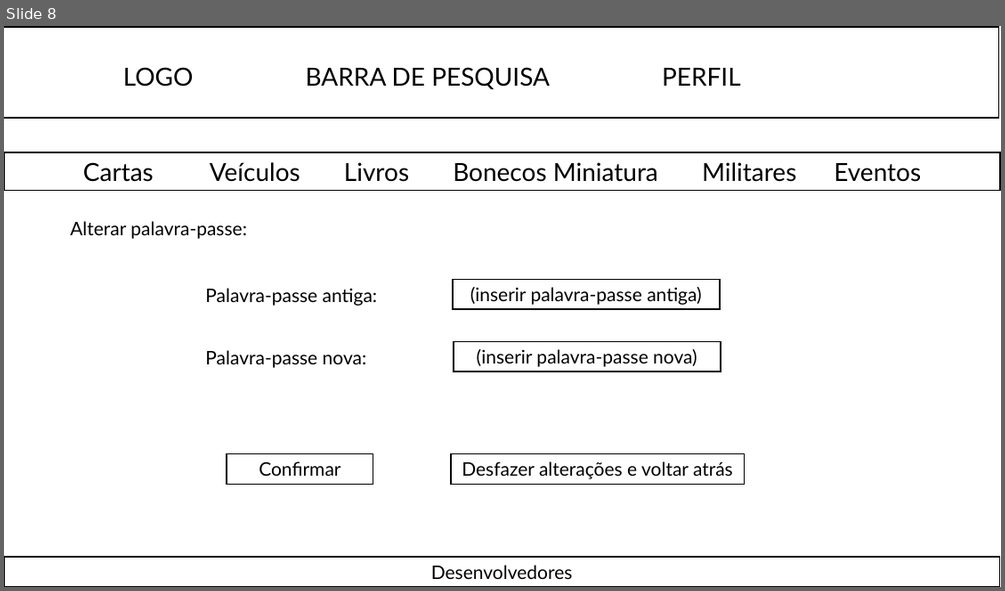
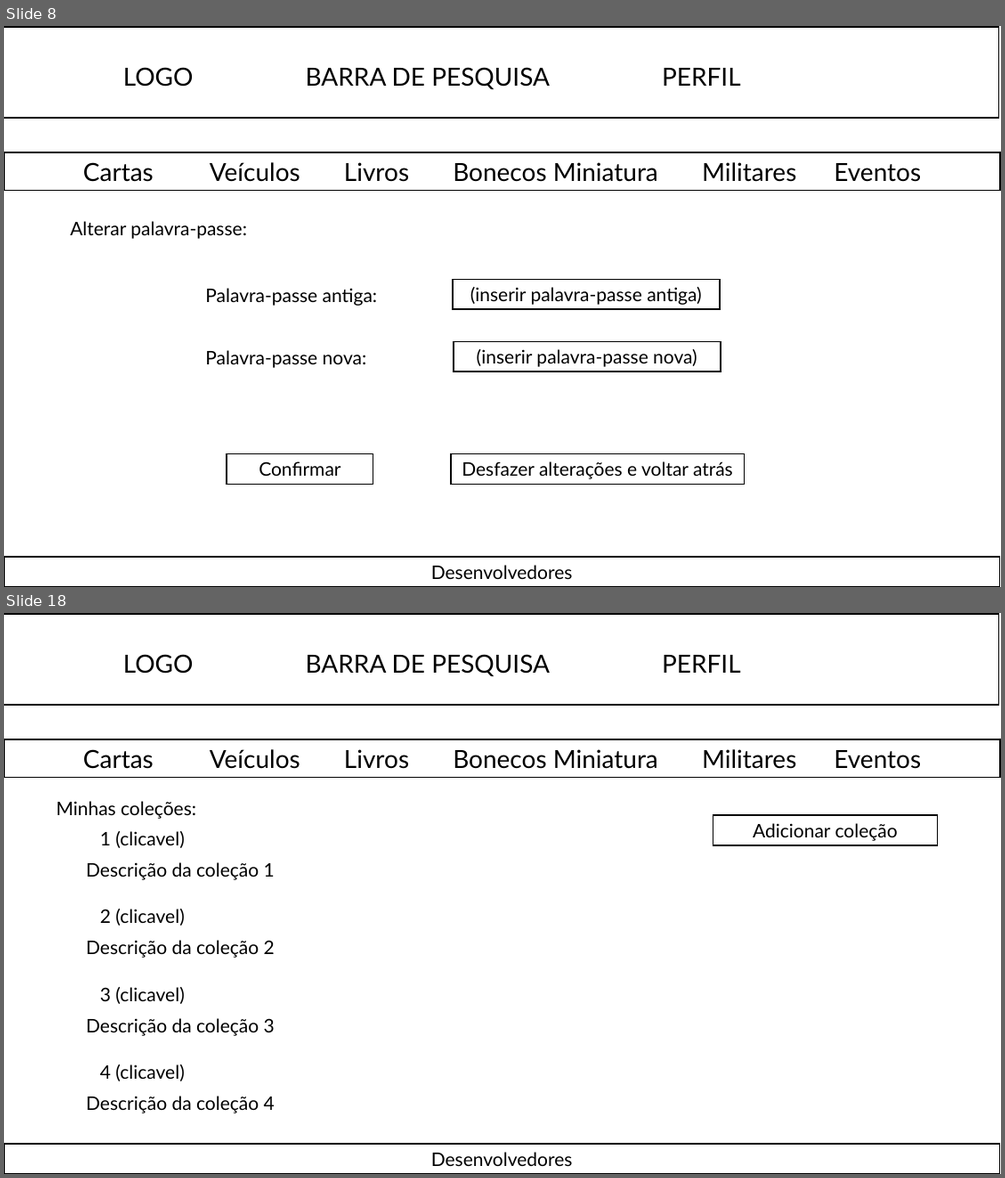
Before and after one commit to diogo-tavares/EIS_2526-G2_MEEC, a slide deck: SIE_mockups.pptx. Shown one above the other, each under a label of ours: slide 8 before the commit, slides 8 and 18 after it; the slides between them are not shown. The pictures are 1005x591 and 1005x1178 pixels, drawn with LibreOffice and Linux fonts; fonts in the diff are those of the drawing. Boxes give left, top, right and bottom in pixels: in the first picture for what was removed or moved away, otherwise in the second. Text is boxed around its words. In the diff, an @@ line names an element or a change of style, - is before the commit and + after.

```diff
--- a/SIE_mockups.pptx
+++ b/SIE_mockups.pptx
@@ slide 18 added at <box>4,613,1001,1174</box>, background #FFFFFF @@
@@ rectangle added at <box>4,615,998,705</box>, fill #FFFFFF, outline #000000 1.5 pt, 24 pt, text #000000 @@
+LOGO BARRA DE PESQUISA PERFIL
@@ rectangle added at <box>4,739,1000,777</box>, fill #FFFFFF, outline #000000 1.5 pt, 24 pt, text #000000 @@
+Cartas Veículos Livros Bonecos Miniatura Militares Eventos
@@ text added at <box>57,801,196,819</box>, 18 pt, text #000000 @@
+Minhas coleções:
@@ rectangle added at <box>713,816,938,845</box>, fill #FFFFFF, outline #000000 1.5 pt, 18 pt, text #000000 @@
+Adicionar coleção
@@ text added at <box>86,831,275,1113</box>, 18 pt, text #000000 @@
+1 (clicavel)
+Descrição da coleção 1
+2 (clicavel)
+Descrição da coleção 2
+3 (clicavel)
+Descrição da coleção 3
+4 (clicavel)
+Descrição da coleção 4
@@ rectangle added at <box>4,1144,1000,1174</box>, fill #FFFFFF, outline #000000 1.5 pt, 18 pt, text #000000 @@
+Desenvolvedores
```
Also in this commit, not shown: 6 slides changed, 4 other slides added.
